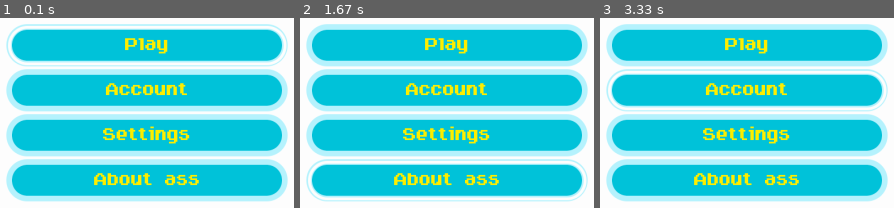
Above: before the commit, frames 1-3 (left to right).
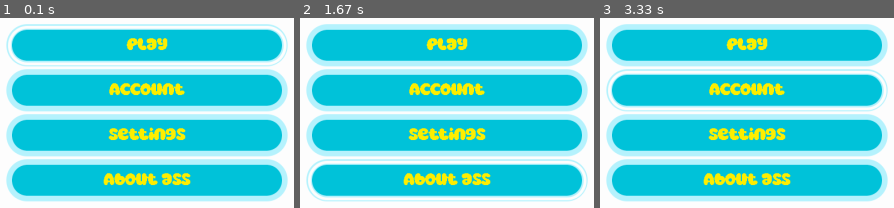
Above: after the commit, the same moments.

Repository: FreeCadelca/SmesharikiGame
Game: pygame game, started from main.py
Same seed, same stepped clock (60 frames per second), same inputs: the game is played once before the commit and once after it.
Inputs:
- Up to frame 1 (0.1 s): no input
- Up to frame 2 (1.67 s): hold Up 0.83-1.3 s
- Up to frame 3 (3.33 s): tap Enter at 1.83 s; hold Esc 2.17-2.7 s; hold Left 2.17-2.7 s; hold Down from 3.3 s (still down)

The runs differ from the first frame. In frame 1, 4.7% of the frame differs, in the area x 31-68%, y 10-88%; in frame 2, 4.7%; in frame 3, 4.7%.

Commit message:
menu: 0.2a6 reworked config file (from .cgf to .json) added param of font to config added some fonts

Diff:
--- a/config.cfg
+++ /dev/null
@@ -1,8 +0,0 @@
-Music volume: 35
-VFX volume: 75
-controls:
-Left > K_LEFT
-Right > K_RIGHT
-Jump > K_SPACE
-
-spacing: 5
--- /dev/null
+++ b/config.json
@@ -0,0 +1,11 @@
+{
+    "Music volume": 50,
+    "VFX volume": 50,
+    "controls": {
+        "Left": "K_LEFT",
+        "Right": "K_RIGHT",
+        "Jump": "K_SPACE"
+    },
+    "spacing": 5,
+    "font": "bamew-bamew-thin-200.ttf"
+}
--- a/config.py
+++ b/config.py
@@ -1,28 +1,12 @@
 import pprint
+import json
 
 from pygame_dicts import *
 
 
 def config_parse():
-    parsed_dict = {}
-    with open('config.cfg') as cfg:
-        lines = [i.rstrip() for i in cfg.readlines()]
-    current_line = 0
-    while current_line < len(lines):
-        line = [i.strip() for i in lines[current_line].split(':') if len(i)]
-        if len(line) == 1:
-            if line[0] == 'controls':
-                sub_dict_of_params = {}
-                current_line += 1
-                while lines[current_line] and current_line < len(lines):
-                    sub_param = lines[current_line].split(' > ')
-                    sub_dict_of_params[sub_param[0]] = STR_TO_PYGAME_CONSTANT[sub_param[1]]
-                    current_line += 1
-                parsed_dict[line[0]] = sub_dict_of_params
-        else:
-            parsed_dict[line[0]] = int(line[1]) if line[1].isdigit() else line[1]
-        current_line += 1
-    return parsed_dict
+    with open('config.json') as cfg:
+        return json.loads(cfg.read())
 
 
 def config_edit(field: list, value):
@@ -32,14 +16,5 @@
     elif len(field) == 2:
         cfg_dict[field[0]][field[1]] = value
 
-    new_cfg = ''
-    for i in cfg_dict:
-        if type(cfg_dict[i]) == str or type(cfg_dict[i]) == int:
-            new_cfg += i + ': ' + str(cfg_dict[i]) + '\n'
-        else:
-            new_cfg += i + ':\n'
-            for j in cfg_dict[i]:
-                new_cfg += j + ' > ' + PYGAME_CONSTANT_TO_STR[cfg_dict[i][j]] + '\n'
-            new_cfg += '\n'
-    with open('config.cfg', mode='w') as cfg:
-        cfg.write(new_cfg)
+    with open('config.json', mode="w") as cfg:
+        cfg.write(json.dumps(cfg_dict, indent=4))
--- a/menu/Bars/IncrementBar.py
+++ b/menu/Bars/IncrementBar.py
@@ -1,4 +1,6 @@
 import pygame
+
+from config import config_parse
 from .DefaultBar import DefaultBar
 
 
@@ -15,7 +17,7 @@
         self.rect = self.image.get_rect(center=pos)
 
         pygame.font.init()
-        my_font = pygame.font.Font('source\\ARCADEPI.TTF', 30)
+        my_font = pygame.font.Font('source\\' + config_parse()["font"], 30)
         text_surface = my_font.render(
             self.text,
             False,
@@ -32,7 +34,7 @@
     def update(self):
         self.image = self.primary_image.copy()  # resetting the image to a state without rendering a number
         pygame.font.init()
-        my_font = pygame.font.Font('source\\ARCADEPI.TTF', 30)
+        my_font = pygame.font.Font('source\\' + config_parse()["font"], 30)
 
         value_surface = my_font.render(
             str(self.value),
--- a/menu/Bars/LabelBar.py
+++ b/menu/Bars/LabelBar.py
@@ -1,4 +1,6 @@
 import pygame
+
+from config import config_parse
 from .DefaultBar import DefaultBar
 
 
@@ -16,7 +18,7 @@
     def update(self):
         self.image = self.primary_image.copy()
         pygame.font.init()
-        my_font = pygame.font.Font('source\\ARCADEPI.TTF', 30)
+        my_font = pygame.font.Font('source\\' + config_parse()["font"], 30)
         text_surface = my_font.render(
             self.text,
             False,
--- a/menu/Sections/AboutAssSection.py
+++ b/menu/Sections/AboutAssSection.py
@@ -15,7 +15,6 @@
         super().input(keys, last_pressed_keys, id_current_section, events)
         if keys[pygame.K_ESCAPE] and not last_pressed_keys[pygame.K_ESCAPE]:
             id_current_section = 0
-            print('esc')
             last_pressed_keys[pygame.K_UP] = True
         for i in (pygame.K_UP, pygame.K_DOWN, pygame.K_LEFT, pygame.K_RIGHT, pygame.K_RETURN, pygame.K_ESCAPE):
             # refreshing dict of last pressed keys
--- a/menu/Sections/AccountSection.py
+++ b/menu/Sections/AccountSection.py
@@ -17,7 +17,6 @@
         super().input(keys, last_pressed_keys, id_current_section, events)
         if keys[pygame.K_ESCAPE] and not last_pressed_keys[pygame.K_ESCAPE]:
             id_current_section = 0
-            print('esc')
             last_pressed_keys[pygame.K_UP] = True
         for i in (pygame.K_UP, pygame.K_DOWN, pygame.K_LEFT, pygame.K_RIGHT, pygame.K_RETURN, pygame.K_ESCAPE):
             # refreshing dict of last pressed keys
--- a/menu/Sections/SettingsSection.py
+++ b/menu/Sections/SettingsSection.py
@@ -30,7 +30,7 @@
                 -IncrementBar.BAR_WIDTH * 0.08
             )
             self.bars.append(new_bar)
-        self.text_keys = [': ' + STR_TO_KEY_SIGN[PYGAME_CONSTANT_TO_STR[cfg['controls'][i]]] for i in cfg['controls']]
+        self.text_keys = [': ' + STR_TO_KEY_SIGN[cfg['controls'][i]] for i in cfg['controls']]
         for i in range(2, 5):
             offset = (i - len(SettingsSection.BARS_SETTINGS) // 2) * DefaultBar.BAR_HEIGHT
             # offset relative other bars
@@ -90,7 +90,7 @@
                         # if the key scancode is in the codes of our allowed keys, that is, in our list of scancodes
                         config_edit(
                             ['controls', SettingsSection.BARS_SETTINGS[self.state + 1]],
-                            STR_TO_PYGAME_CONSTANT[KEY_SIGN_TO_STR[SCANCODES[event.scancode]]]
+                            KEY_SIGN_TO_STR[SCANCODES[event.scancode]]
                             # see the instructions in pygame_dicts.py. It explains how the line above works
                         )
                         self.update_keys_text(config_parse())
@@ -129,8 +129,6 @@
                     SettingsSection.BARS_SETTINGS[i] +
                     ': ' +
                     STR_TO_KEY_SIGN[
-                        PYGAME_CONSTANT_TO_STR[
-                            cfg['controls'][SettingsSection.BARS_SETTINGS[i]]
-                        ]
+                        cfg['controls'][SettingsSection.BARS_SETTINGS[i]]
                     ]
             )
Binary file added: source/bamew-bamew-thin-200.ttf
Binary file added: source/smeshariki2007fixed_regular.ttf
